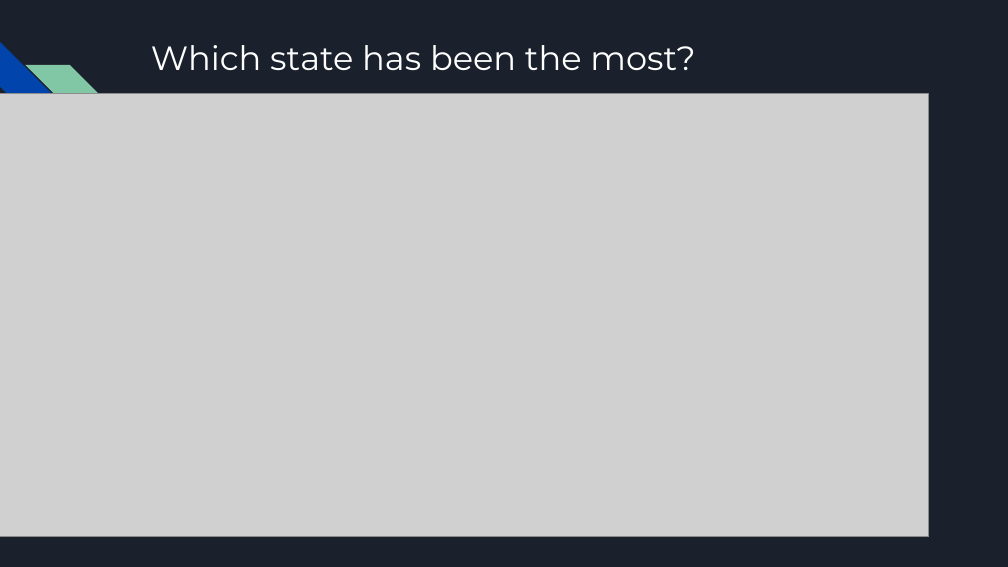
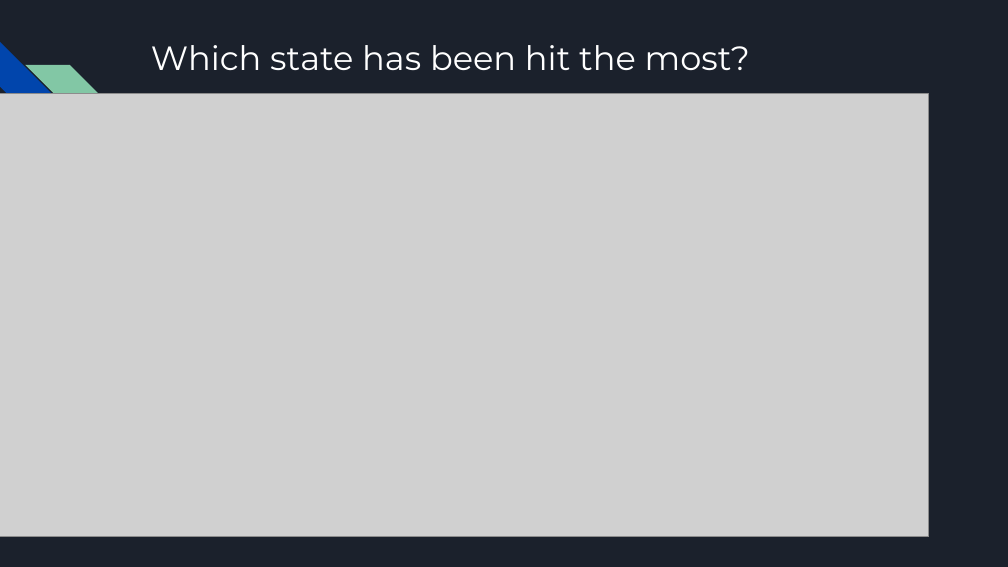
Before and after one commit to mtoquinn/BigData-Fall-2018, a slide deck: slide 8 of Presentations/Presentation 1/Big Data Presentation 1.pptx (slide 9 before the commit). Drawn at 1008x567 pixels with LibreOffice and Linux fonts; fonts in the diff are those of the drawing; grey boxes stand for pictures. Boxes give left, top, right and bottom in pixels: in the first picture for what was removed or moved away, otherwise in the second. Text is boxed around its words. In the diff, an @@ line names an element or a change of style, - is before the commit and + after.

```diff
--- a/Presentations/Presentation 1/Big Data Presentation 1.pptx
+++ b/Presentations/Presentation 1/Big Data Presentation 1.pptx
@@ title at (151,45,750,70): text changed @@
-Which state has been the most?
+Which state has been hit the most?
```
Also in this commit, not shown: 1 other slide changed, 1 slide removed.
